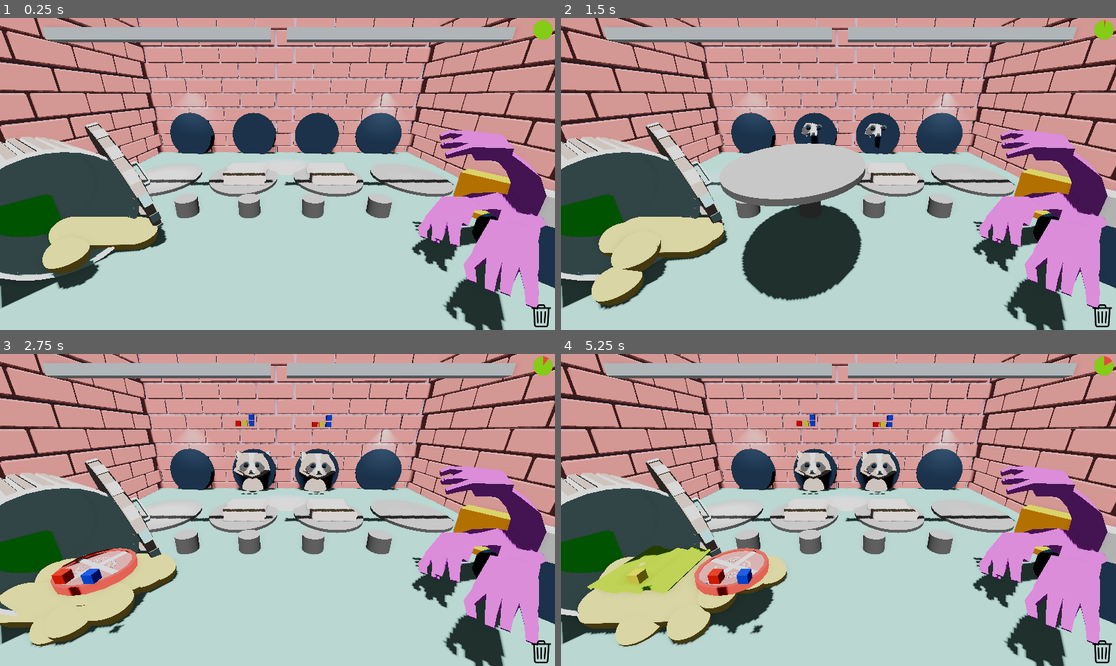
Above: before the commit, frames 1-4 (two rows, left to right).
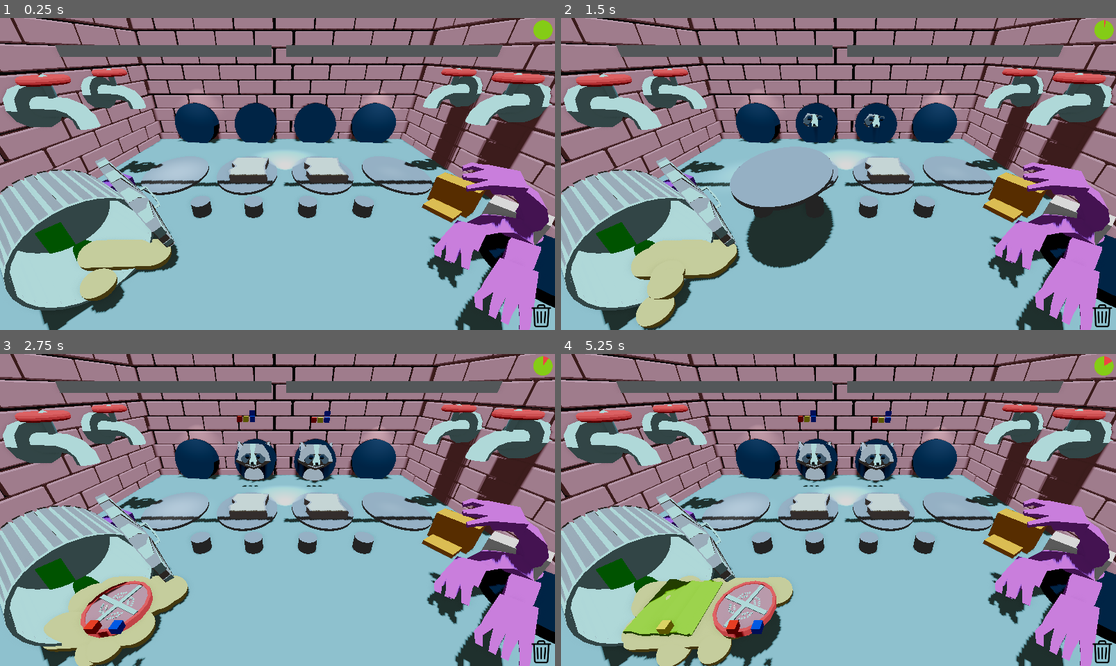
Above: after the commit, the same moments.

Repository: gabrield67/Sandwich-Shop
Game: Godot game, scene res://scenes/game_final.tscn
The game is run twice, just before and just after one commit, with the same random seed, the same clock (stepped at 60 frames per second) and the same inputs.
Inputs (mouse positions are in pixels of both pictures, inside the frame that each line leads up to):
- Up to frame 1 (0.25 s): no input
- Up to frame 2 (1.5 s): move the mouse to (960, 158) at 0.52 s; click (960, 158) at 0.67 s; drag from (727, 189) to (810, 236) at 1.27 s
- Up to frame 3 (2.75 s): move the mouse to (333, 441) at 2.02 s; click (333, 441) at 2.17 s
- Up to frame 4 (5.25 s): drag from (810, 572) to (672, 463) at 2.77 s; move the mouse to (1005, 556) at 3.52 s; click (1005, 556) at 3.67 s; drag from (672, 463) to (755, 432) at 4.27 s; move the mouse to (866, 510) at 5.02 s; click (866, 510) at 5.17 s

The runs differ from the first frame. In frame 1, 94% of the frame differs, in the area x 0-100%, y 0-100%; in frame 2, 92%; in frame 3, 94%; in frame 4, 94%.

Commit message:
sauce dispenser models and scene lighting/camera adjustments

Diff:
--- a/colors/tomatoWhite.tres
+++ b/colors/tomatoWhite.tres
@@ -5,3 +5,4 @@
 specular_mode = 1
 albedo_color = Color(0.65882355, 0.83137256, 0.83137256, 1)
 roughness = 0.0
+disable_receive_shadows = true
--- a/models/walls.tscn
+++ b/models/walls.tscn
@@ -1,22 +1,17 @@
 [gd_scene format=3 uid="uid://b4kkoakbexh8r"]
 
 [ext_resource type="PackedScene" uid="uid://bxjs8jmi1nepo" path="res://models/4_red_brick.tscn" id="1_4gegr"]
+[ext_resource type="Material" uid="uid://8kf6dv73p3lv" path="res://colors/fishCharcoal.tres" id="1_cjjxk"]
 
 [sub_resource type="BoxMesh" id="BoxMesh_pd14n"]
 size = Vector3(1, 9.8, 19.225)
 
-[sub_resource type="StandardMaterial3D" id="StandardMaterial3D_4gegr"]
-diffuse_mode = 3
-specular_mode = 1
-albedo_color = Color(0.60784316, 0.47843137, 0.54509807, 1)
-roughness = 0.0
-
 [node name="Walls" type="Node3D" unique_id=915657737]
 
 [node name="MeshInstance3D" type="MeshInstance3D" parent="." unique_id=621821630]
-transform = Transform3D(1, 0, 0, 0, 1, 0, 0, 0, 1, -12.759998, 3.5059636, 0)
+transform = Transform3D(0.9941942, 0, -0.107600264, 0, 1, 0, 0.107600264, 0, 0.9941942, -13.424712, 3.5059636, -0.26685667)
 mesh = SubResource("BoxMesh_pd14n")
-surface_material_override/0 = SubResource("StandardMaterial3D_4gegr")
+surface_material_override/0 = ExtResource("1_cjjxk")
 
 [node name="4RedBrick" parent="MeshInstance3D" unique_id=541584649 instance=ExtResource("1_4gegr")]
 transform = Transform3D(1, 0, 0, 0, 1, 0, 0, 0, 1, 0, -0.03003788, -0.72583604)
@@ -54,10 +49,46 @@
 [node name="4RedBrick12" parent="MeshInstance3D" unique_id=1546964453 instance=ExtResource("1_4gegr")]
 transform = Transform3D(1, 0, 0, 0, 1, 0, 0, 0, 1, 0, -4.7897053, -4.8823786)
 
+[node name="4RedBrick13" parent="MeshInstance3D" unique_id=1271316223 instance=ExtResource("1_4gegr")]
+transform = Transform3D(1, 0, 0, 0, 1, 0, 0, 0, 1, 0, -0.03003788, 7.6525307)
+
+[node name="4RedBrick14" parent="MeshInstance3D" unique_id=1915522790 instance=ExtResource("1_4gegr")]
+transform = Transform3D(1, 0, 0, 0, 1, 0, 0, 0, 1, 0, -1.636847, 7.6525307)
+
+[node name="4RedBrick15" parent="MeshInstance3D" unique_id=1541466743 instance=ExtResource("1_4gegr")]
+transform = Transform3D(1, 0, 0, 0, 1, 0, 0, 0, 1, 0, -0.03003788, 3.495988)
+
+[node name="4RedBrick16" parent="MeshInstance3D" unique_id=347355410 instance=ExtResource("1_4gegr")]
+transform = Transform3D(1, 0, 0, 0, 1, 0, 0, 0, 1, 0, -1.636847, 3.495988)
+
+[node name="4RedBrick17" parent="MeshInstance3D" unique_id=790997083 instance=ExtResource("1_4gegr")]
+transform = Transform3D(1, 0, 0, 0, 1, 0, 0, 0, 1, 0, 3.1930711, 7.6525307)
+
+[node name="4RedBrick18" parent="MeshInstance3D" unique_id=1250681007 instance=ExtResource("1_4gegr")]
+transform = Transform3D(1, 0, 0, 0, 1, 0, 0, 0, 1, 0, 1.5862625, 7.6525307)
+
+[node name="4RedBrick19" parent="MeshInstance3D" unique_id=1312638076 instance=ExtResource("1_4gegr")]
+transform = Transform3D(1, 0, 0, 0, 1, 0, 0, 0, 1, 0, 3.1930711, 3.495988)
+
+[node name="4RedBrick20" parent="MeshInstance3D" unique_id=1141112374 instance=ExtResource("1_4gegr")]
+transform = Transform3D(1, 0, 0, 0, 1, 0, 0, 0, 1, 0, 1.5862625, 3.495988)
+
+[node name="4RedBrick21" parent="MeshInstance3D" unique_id=556699600 instance=ExtResource("1_4gegr")]
+transform = Transform3D(1, 0, 0, 0, 1, 0, 0, 0, 1, 0, -3.1828964, 7.6525307)
+
+[node name="4RedBrick22" parent="MeshInstance3D" unique_id=798297433 instance=ExtResource("1_4gegr")]
+transform = Transform3D(1, 0, 0, 0, 1, 0, 0, 0, 1, 0, -4.7897053, 7.6525307)
+
+[node name="4RedBrick23" parent="MeshInstance3D" unique_id=1680818146 instance=ExtResource("1_4gegr")]
+transform = Transform3D(1, 0, 0, 0, 1, 0, 0, 0, 1, 0, -3.1828964, 3.495988)
+
+[node name="4RedBrick24" parent="MeshInstance3D" unique_id=1840237671 instance=ExtResource("1_4gegr")]
+transform = Transform3D(1, 0, 0, 0, 1, 0, 0, 0, 1, 0, -4.7897053, 3.495988)
+
 [node name="MeshInstance3D2" type="MeshInstance3D" parent="." unique_id=106696433]
-transform = Transform3D(1, 0, 0, 0, 1, 0, 0, 0, 1, 5.415331, 3.5059636, 0)
+transform = Transform3D(0.99722046, 0, 0.074508816, 0, 1, 0, -0.074508816, 0, 0.99722046, 5.7405834, 3.5059636, -0.24383259)
 mesh = SubResource("BoxMesh_pd14n")
-surface_material_override/0 = SubResource("StandardMaterial3D_4gegr")
+surface_material_override/0 = ExtResource("1_cjjxk")
 
 [node name="4RedBrick" parent="MeshInstance3D2" unique_id=686532883 instance=ExtResource("1_4gegr")]
 transform = Transform3D(-0.9982139, 0, 0.059741817, 0, 1, 0, -0.059741817, 0, -0.9982139, -0.92655325, -0.03003788, -3.7712693)
@@ -94,11 +125,47 @@
 
 [node name="4RedBrick12" parent="MeshInstance3D2" unique_id=1062251497 instance=ExtResource("1_4gegr")]
 transform = Transform3D(-0.9982139, 0, 0.059741817, 0, 1, 0, -0.059741817, 0, -0.9982139, -1.1748729, -4.7897053, 0.37784946)
+
+[node name="4RedBrick13" parent="MeshInstance3D2" unique_id=2054837463 instance=ExtResource("1_4gegr")]
+transform = Transform3D(-0.9982138, 0, 0.059741817, 0, 1, 0, -0.059741817, 0, -0.9982138, -1.4659925, -0.03003788, 4.5424337)
+
+[node name="4RedBrick14" parent="MeshInstance3D2" unique_id=568515185 instance=ExtResource("1_4gegr")]
+transform = Transform3D(-0.9982138, 0, 0.059741817, 0, 1, 0, -0.059741817, 0, -0.9982138, -1.4659925, -1.636847, 4.5424337)
+
+[node name="4RedBrick15" parent="MeshInstance3D2" unique_id=677318388 instance=ExtResource("1_4gegr")]
+transform = Transform3D(-0.9982138, 0, 0.059741817, 0, 1, 0, -0.059741817, 0, -0.9982138, -1.7143121, -0.03003788, 8.691553)
+
+[node name="4RedBrick16" parent="MeshInstance3D2" unique_id=1052036160 instance=ExtResource("1_4gegr")]
+transform = Transform3D(-0.9982138, 0, 0.059741817, 0, 1, 0, -0.059741817, 0, -0.9982138, -1.7143121, -1.636847, 8.691553)
+
+[node name="4RedBrick17" parent="MeshInstance3D2" unique_id=2102643523 instance=ExtResource("1_4gegr")]
+transform = Transform3D(-0.9982138, 0, 0.059741817, 0, 1, 0, -0.059741817, 0, -0.9982138, -1.4659925, 3.1930711, 4.5424337)
+
+[node name="4RedBrick18" parent="MeshInstance3D2" unique_id=1838388004 instance=ExtResource("1_4gegr")]
+transform = Transform3D(-0.9982138, 0, 0.059741817, 0, 1, 0, -0.059741817, 0, -0.9982138, -1.4659925, 1.5862625, 4.5424337)
+
+[node name="4RedBrick19" parent="MeshInstance3D2" unique_id=36490206 instance=ExtResource("1_4gegr")]
+transform = Transform3D(-0.9982138, 0, 0.059741817, 0, 1, 0, -0.059741817, 0, -0.9982138, -1.7143121, 3.1930711, 8.691553)
+
+[node name="4RedBrick20" parent="MeshInstance3D2" unique_id=1294481184 instance=ExtResource("1_4gegr")]
+transform = Transform3D(-0.9982138, 0, 0.059741817, 0, 1, 0, -0.059741817, 0, -0.9982138, -1.7143121, 1.5862625, 8.691553)
+
+[node name="4RedBrick21" parent="MeshInstance3D2" unique_id=1794243242 instance=ExtResource("1_4gegr")]
+transform = Transform3D(-0.9982138, 0, 0.059741817, 0, 1, 0, -0.059741817, 0, -0.9982138, -1.4659925, -3.1828964, 4.5424337)
+
+[node name="4RedBrick22" parent="MeshInstance3D2" unique_id=2007451122 instance=ExtResource("1_4gegr")]
+transform = Transform3D(-0.9982138, 0, 0.059741817, 0, 1, 0, -0.059741817, 0, -0.9982138, -1.4659925, -4.7897053, 4.5424337)
+
+[node name="4RedBrick23" parent="MeshInstance3D2" unique_id=1887226477 instance=ExtResource("1_4gegr")]
+transform = Transform3D(-0.9982138, 0, 0.059741817, 0, 1, 0, -0.059741817, 0, -0.9982138, -1.7143121, -3.1828964, 8.691553)
+
+[node name="4RedBrick24" parent="MeshInstance3D2" unique_id=1299836316 instance=ExtResource("1_4gegr")]
+transform = Transform3D(-0.9982138, 0, 0.059741817, 0, 1, 0, -0.059741817, 0, -0.9982138, -1.7143121, -4.7897053, 8.691553)
 
 [node name="MeshInstance3D3" type="MeshInstance3D" parent="." unique_id=188742623]
 transform = Transform3D(-4.371139e-08, 0, 1, 0, 1, 0, -1, 0, -4.371139e-08, -3.5279827, 3.5059636, -6.93202)
 mesh = SubResource("BoxMesh_pd14n")
-surface_material_override/0 = SubResource("StandardMaterial3D_4gegr")
+surface_material_override/0 = ExtResource("1_cjjxk")
 
 [node name="4RedBrick" parent="MeshInstance3D3" unique_id=1067812079 instance=ExtResource("1_4gegr")]
 transform = Transform3D(-0.9999894, 0, 0.004607544, 0, 1, 0, -0.004607544, 0, -0.9999894, 0.09988546, -0.03003788, -6.3200502)
--- /dev/null
+++ b/sauce_dispenser.tscn
@@ -0,0 +1,17 @@
+[gd_scene format=3 uid="uid://p76u6bysbig7"]
+
+[ext_resource type="PackedScene" uid="uid://c2gk4jxeh0jpx" path="res://models/sauceDispenser.glb" id="1_ru3wm"]
+[ext_resource type="Material" uid="uid://cyyp7dpy6ma8" path="res://colors/tomatoRed.tres" id="2_8n0kd"]
+[ext_resource type="Material" uid="uid://dbct6i3fm0wjg" path="res://colors/tomatoWhite.tres" id="2_vvkr7"]
+
+[node name="sauceDispenser" unique_id=459785786 instance=ExtResource("1_ru3wm")]
+
+[node name="Cylinder" parent="." index="0" unique_id=897126787]
+surface_material_override/0 = ExtResource("2_vvkr7")
+surface_material_override/1 = ExtResource("2_vvkr7")
+
+[node name="Cylinder_001" parent="." index="1" unique_id=508164523]
+surface_material_override/0 = ExtResource("2_vvkr7")
+
+[node name="Torus" parent="." index="2" unique_id=1293563820]
+surface_material_override/0 = ExtResource("2_8n0kd")
--- a/scenes/game_final.tscn
+++ b/scenes/game_final.tscn
@@ -16,6 +16,7 @@
 [ext_resource type="PackedScene" uid="uid://b60vg43gdsml4" path="res://models/monster_hand.tscn" id="15_21cbb"]
 [ext_resource type="PackedScene" uid="uid://co3tj1g5g5g38" path="res://scenes/parameters.tscn" id="17_ldmpq"]
 [ext_resource type="PackedScene" uid="uid://bfd7ic8voya81" path="res://scenes/UI/game_timer.tscn" id="17_s2b54"]
+[ext_resource type="PackedScene" uid="uid://p76u6bysbig7" path="res://sauce_dispenser.tscn" id="17_xkgmc"]
 
 [sub_resource type="TorusMesh" id="TorusMesh_qosn7"]
 
@@ -85,12 +86,13 @@
 visible = false
 
 [node name="MeshInstance3D" type="MeshInstance3D" parent="IndoorLighting" unique_id=1376549775]
-transform = Transform3D(-1.0184319, -0.9673041, 0.033825558, -0.05971443, 0.013786161, -1.4036627, 0.9660515, -1.0189003, -0.05110483, -7.24, 2.385, 5.025)
+transform = Transform3D(-1.0184319, -0.9673041, 0.033825558, -0.05971443, 0.013786161, -1.4036627, 0.9660515, -1.0189003, -0.05110483, -7.501315, 2.385, 5.025)
 mesh = SubResource("TorusMesh_qosn7")
 surface_material_override/0 = SubResource("StandardMaterial3D_cccns")
 
 [node name="DirectionalLight3D" type="DirectionalLight3D" parent="." unique_id=1180750594]
-transform = Transform3D(-0.7848318, -0.61970395, -0.0024859384, 0.044493772, -0.060349878, 0.99718523, -0.6181097, 0.7825119, 0.07493747, 0, 8.340313, -0.60483086)
+transform = Transform3D(-0.7847766, -0.6197788, 0.000115731615, -0.0020713904, 0.002809565, 0.99999404, -0.6197755, 0.78477144, -0.003488685, 0, 8.340313, -0.60483086)
+light_color = Color(0.55912375, 0.77097917, 0.94932514, 1)
 shadow_enabled = true
 shadow_bias = 0.135
 shadow_blur = 1.506
@@ -109,12 +111,12 @@
 transform = Transform3D(1, 0, 0, 0, 0.25881907, 0.9659258, 0, -0.9659258, 0.25881907, 0, 0, 0)
 
 [node name="Camera3D" type="Camera3D" parent="Camera Pivot" unique_id=1031999790]
-transform = Transform3D(1, 0, 0, 0, 0.5792811, -0.81512773, 0, 0.81512773, 0.5792811, 0.28, -9.57, 8.5)
+transform = Transform3D(1, 0, 0, 0, 0.6996633, -0.7144726, 0, 0.7144726, 0.6996633, 0.28, -9.485, 11.095)
 environment = SubResource("Environment_0tnpc")
 fov = 72.3
 
 [node name="IngredientSpawner" parent="." unique_id=1365398154 instance=ExtResource("2_xkgmc")]
-transform = Transform3D(1, 0, 0, 0, 1, 0, 0, 0, 1, -5.328553, 1.8231831, 6.0316615)
+transform = Transform3D(1, 0, 0, 0, 1, 0, 0, 0, 1, -5.329, 1.823, 7.302)
 
 [node name="Pickup Sound" type="AudioStreamPlayer" parent="." unique_id=1434898793]
 stream = ExtResource("3_iprtr")
@@ -137,10 +139,10 @@
 parameters/looping = true
 
 [node name="Walls" parent="." unique_id=915657737 instance=ExtResource("8_pxs0x")]
-transform = Transform3D(1.5, 0, 0, 0, 1.5, 0, 0, 0, 1.5, 7.069, 0, 0.655)
+transform = Transform3D(1.58, 0, 0, 0, 1.58, 0, 0, 0, 1.58, 7.299, 0, 0.655)
 
 [node name="WholeTrash" type="Node3D" parent="." unique_id=527124321]
-transform = Transform3D(0.9975641, 0, 0.06975647, 0, 1, 0, -0.06975647, 0, 0.9975641, 0, 0, -3.7129178)
+transform = Transform3D(0.9975641, 0, 0.06975647, 0, 1, 0, -0.06975647, 0, 0.9975641, 0, 0, -2.633)
 
 [node name="trashBase" parent="WholeTrash" unique_id=1689667389 instance=ExtResource("10_vdo6g")]
 transform = Transform3D(-0.00252725, 1.4479584, -1.135346, -1.8399972, -0.0032115104, -9.5710474e-11, -0.0019816172, 1.1353443, 1.4479605, -8.052, 2.445, 8.05)
@@ -171,7 +173,7 @@
 gravity = Vector3(3.035, -0.15, 0)
 
 [node name="SewerHole" type="Node3D" parent="." unique_id=1301368767]
-transform = Transform3D(0.9975641, 0, 0.06975647, 0, 1, 0, -0.06975647, 0, 0.9975641, -3.72, 0, -2.998)
+transform = Transform3D(0.9975641, 0, 0.06975647, 0, 1, 0, -0.06975647, 0, 0.9975641, -2.245, 0, -2.208)
 
 [node name="MeshInstance3D" type="MeshInstance3D" parent="SewerHole" unique_id=1043650768]
 transform = Transform3D(4, 0, 0, 0, 4, 0, 0, 0, 4, 12.825, -0.057, 9.341)
@@ -237,3 +239,17 @@
 transform = Transform3D(1, 0, 0, 0, 1, 0, 0, 0, 1, 0.87959313, 1.1091151, -1.7565265)
 
 [node name="Parameters" parent="." unique_id=1415527279 instance=ExtResource("17_ldmpq")]
+
+[node name="sauceFaucets" type="Node3D" parent="." unique_id=119371215]
+
+[node name="sauceDispenser" parent="sauceFaucets" unique_id=459785786 instance=ExtResource("17_xkgmc")]
+transform = Transform3D(0.18235561, 0, -0.9832327, 0, 1, 0, 0.9832327, 0, 0.18235561, 12.167, 6.01, -3.23)
+
+[node name="sauceDispenser2" parent="sauceFaucets" unique_id=1879547224 instance=ExtResource("17_xkgmc")]
+transform = Transform3D(0.18235561, 0, -0.9832327, 0, 1, 0, 0.9832327, 0, 0.18235561, 12.167, 6.01, 0.63)
+
+[node name="sauceDispenser3" parent="sauceFaucets" unique_id=190957725 instance=ExtResource("17_xkgmc")]
+transform = Transform3D(0.10452842, 0, 0.9945219, 0, 1, 0, -0.9945219, 0, 0.10452842, -10.533, 6.01, -2.87)
+
+[node name="sauceDispenser4" parent="sauceFaucets" unique_id=1256845609 instance=ExtResource("17_xkgmc")]
+transform = Transform3D(0.10452842, 0, 0.9945219, 0, 1, 0, -0.9945219, 0, 0.10452842, -10.533, 6.01, 1.45)
Binary file added: models/sauceDispenser.glb
Not shown, added: models/sauceDispenser.glb.import
